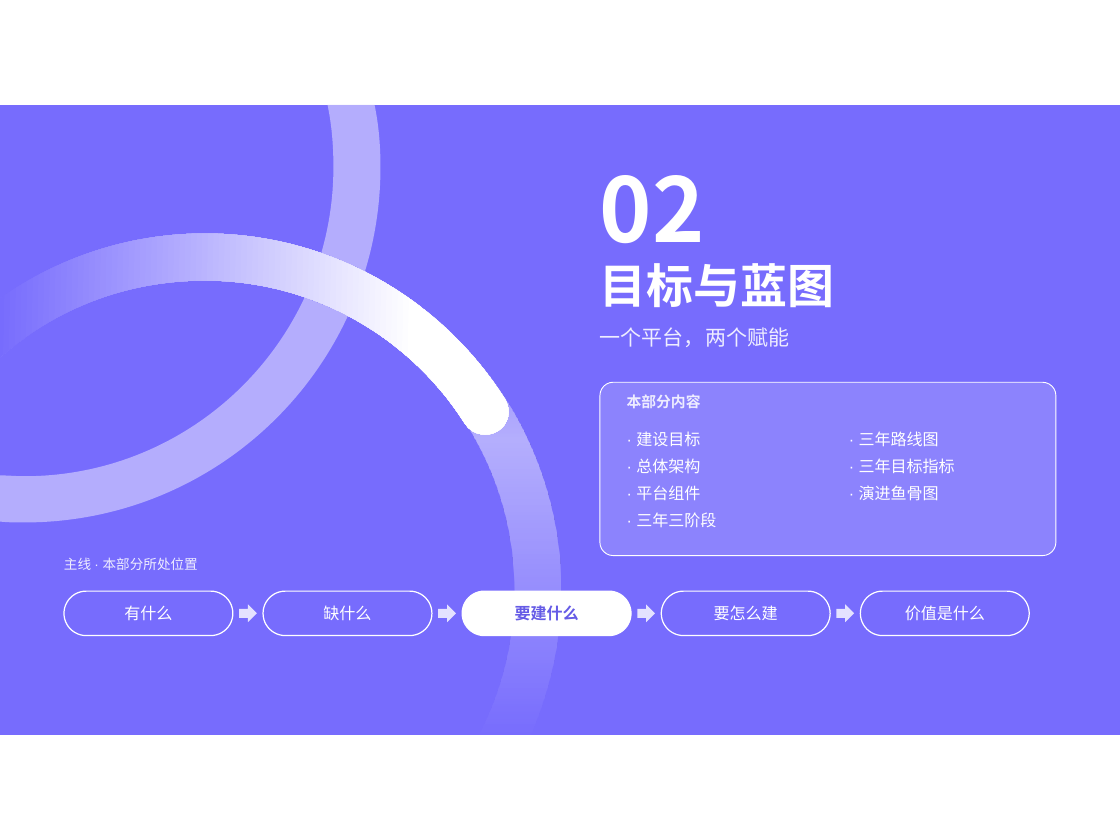
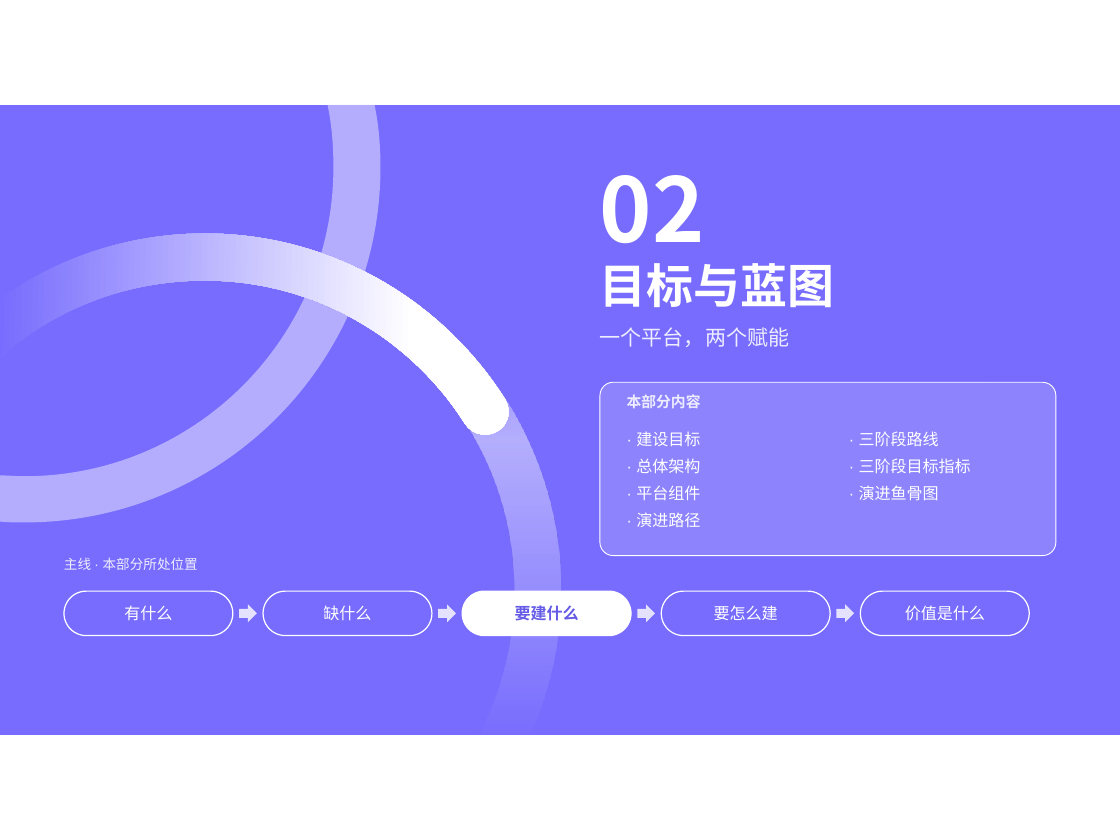
Before and after one commit to keanying/relevance, a slide deck: slide 13 of AI＋数据平台.pptx. Drawn at 1120x840 pixels with LibreOffice and Linux fonts; fonts in the diff are those of the drawing. Boxes give left, top, right and bottom in pixels: in the first picture for what was removed or moved away, otherwise in the second. Text is boxed around its words. In the diff, an @@ line names an element or a change of style, - is before the commit and + after.

```diff
--- a/AI＋数据平台.pptx
+++ b/AI＋数据平台.pptx
@@ text at (859,431,971,473): text changed @@
-· 三年路线图
-· 三年目标指标
+· 三阶段路线
+· 三阶段目标指标
@@ text at (636,512,700,527): text changed @@
-· 三年三阶段
+· 演进路径
```
Also in this commit, not shown: 13 other slides changed, 1 other file.
